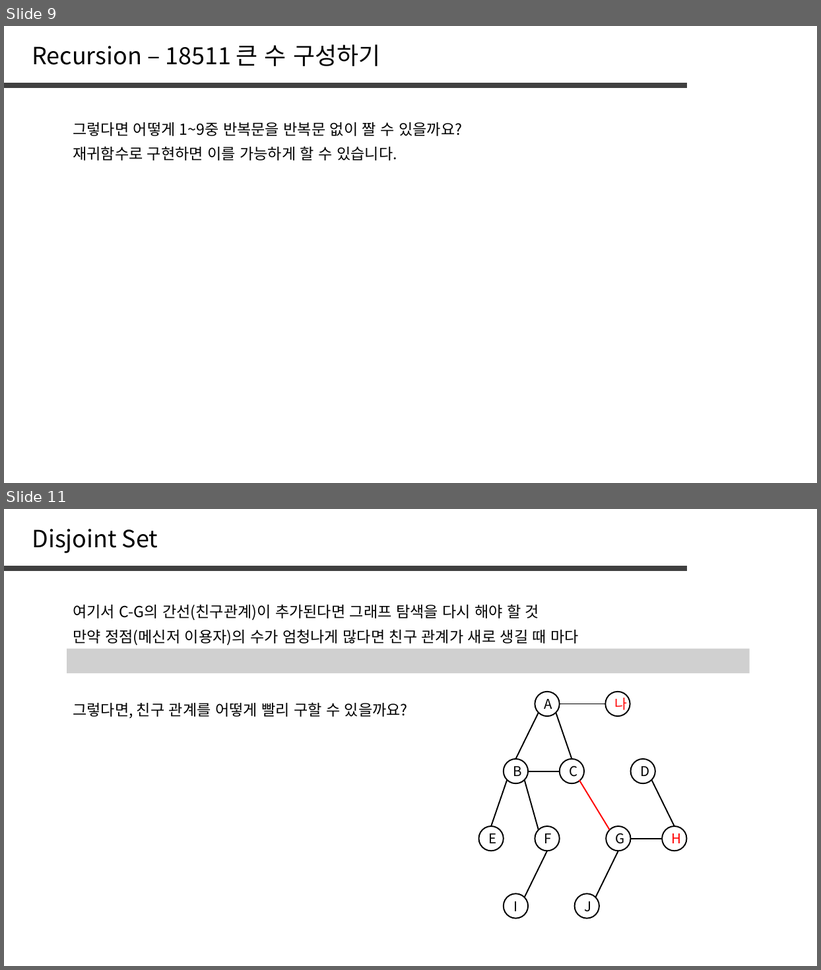
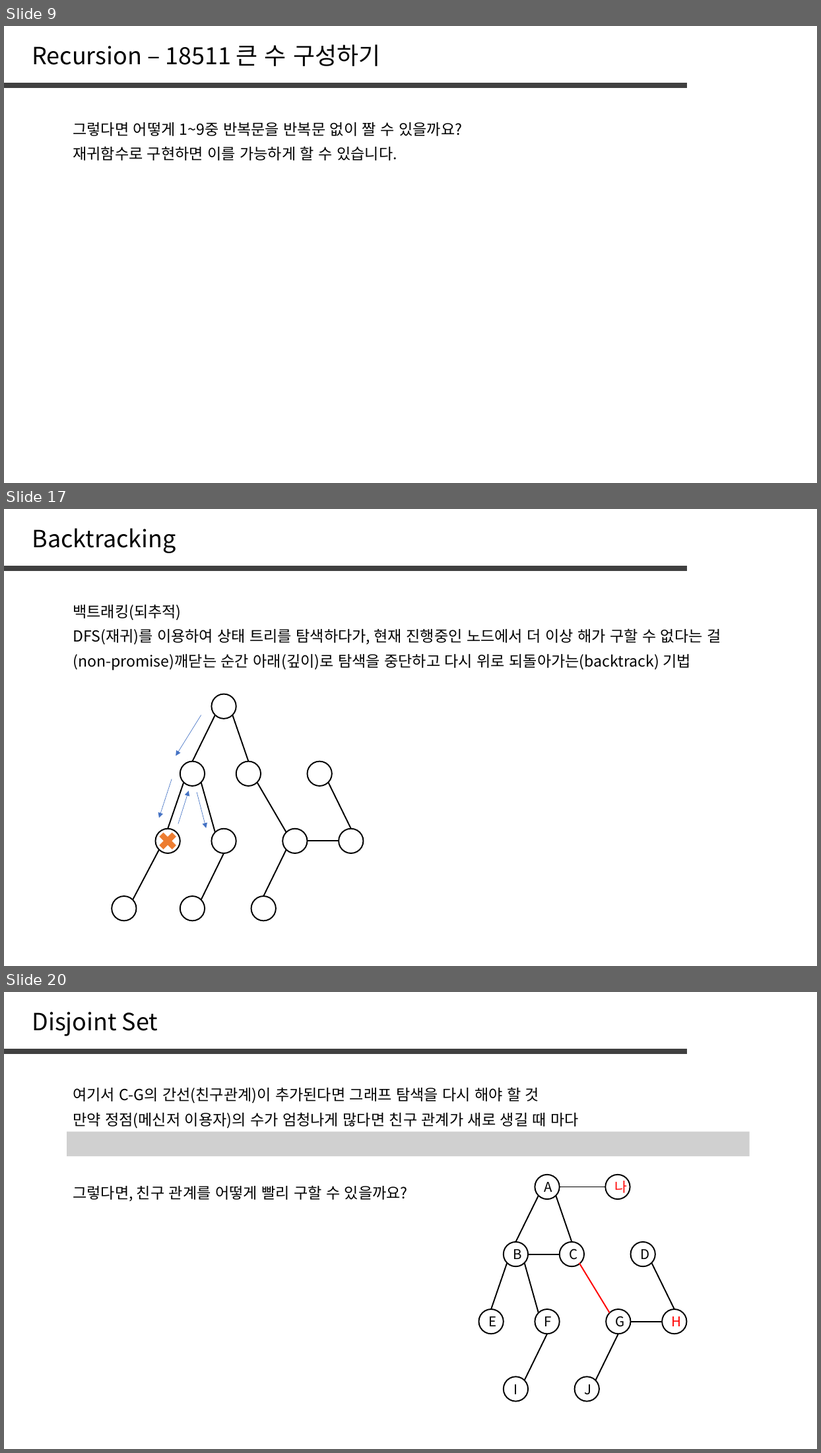
Before and after one commit to jaehoo1/PS-study, a slide deck: study/11_Recursion, Backtracking.pptx. Shown one above the other, each under a label of ours: slides 9 and 11 before the commit, slides 9, 17 and 20 after it; the slides between them are not shown. The pictures are 821x970 and 821x1453 pixels, drawn with LibreOffice and Linux fonts; fonts in the diff are those of the drawing; grey boxes stand for pictures. Boxes give left, top, right and bottom in pixels: in the first picture for what was removed or moved away, otherwise in the second. Text is boxed around its words. In the diff, an @@ line names an element or a change of style, - is before the commit and + after.

```diff
--- a/study/11_Recursion, Backtracking.pptx
+++ b/study/11_Recursion, Backtracking.pptx
@@ slide 17 added at (4,509,817,966), background #FFFFFF @@
@@ text added at (32,528,176,553), 28 pt, text #000000 @@
+Backtracking
@@ line added from (4, 568) to (687, 568), #404040 6 pt @@
@@ text added at (73,605,181,621), 18 pt, text #000000 @@
+백트래킹(되추적)
@@ text added at (73,628,721,645), 18 pt, text #000000 @@
+DFS(재귀)를 이용하여 상태 트리를 탐색하다가, 현재 진행중인 노드에서 더 이상 해가 구할 수 없다는 걸
@@ text added at (73,654,691,671), 18 pt, text #000000 @@
+(non-promise)깨닫는 순간 아래(깊이)로 탐색을 중단하고 다시 위로 되돌아가는(backtrack) 기법
@@ ellipse added at (211,694,236,719), outline #000000 1.5 pt @@
@@ arrow added from (201, 715) to (176, 756), #4472C4 0.5 pt @@
@@ line added from (193, 762) to (215, 715), #000000 1.5 pt @@
@@ line added from (249, 762) to (233, 715), #000000 1.5 pt @@
@@ ellipse added at (180,762,205,786), outline #000000 1.5 pt @@
@@ ellipse added at (236,762,261,786), outline #000000 1.5 pt @@
@@ ellipse added at (307,762,331,786), outline #000000 1.5 pt @@
@@ arrow added from (172, 779) to (159, 819), #4472C4 0.5 pt @@
@@ line added from (168, 829) to (184, 783), #000000 1.5 pt @@
@@ line added from (215, 833) to (201, 783), #000000 1.5 pt @@
@@ line added from (286, 833) to (257, 783), #000000 1.5 pt @@
@@ line added from (329, 783) to (351, 829), #000000 1.5 pt @@
@@ arrow added from (178, 824) to (189, 791), #4472C4 0.5 pt @@
@@ arrow added from (197, 793) to (206, 828), #4472C4 0.5 pt @@
@@ ellipse added at (155,829,180,854), outline #000000 1.5 pt @@
@@ cross added at (155,829,180,854), fill #ED7D31 @@
@@ ellipse added at (211,829,236,854), outline #000000 1.5 pt @@
@@ ellipse added at (283,829,307,854), outline #000000 1.5 pt @@
@@ line added from (307, 842) to (339, 842), #000000 1.5 pt @@
@@ ellipse added at (339,829,363,854), outline #000000 1.5 pt @@
@@ line added from (133, 900) to (159, 850), #000000 1.5 pt @@
@@ line added from (201, 900) to (224, 854), #000000 1.5 pt @@
@@ line added from (264, 896) to (286, 850), #000000 1.5 pt @@
@@ ellipse added at (112,896,137,921), outline #000000 1.5 pt @@
@@ ellipse added at (180,896,205,921), outline #000000 1.5 pt @@
@@ ellipse added at (251,896,275,921), outline #000000 1.5 pt @@
@@ what was slide 11 is now slide 20 @@
```
Also in this commit, not shown: 9 other slides added, 1 slide removed.
